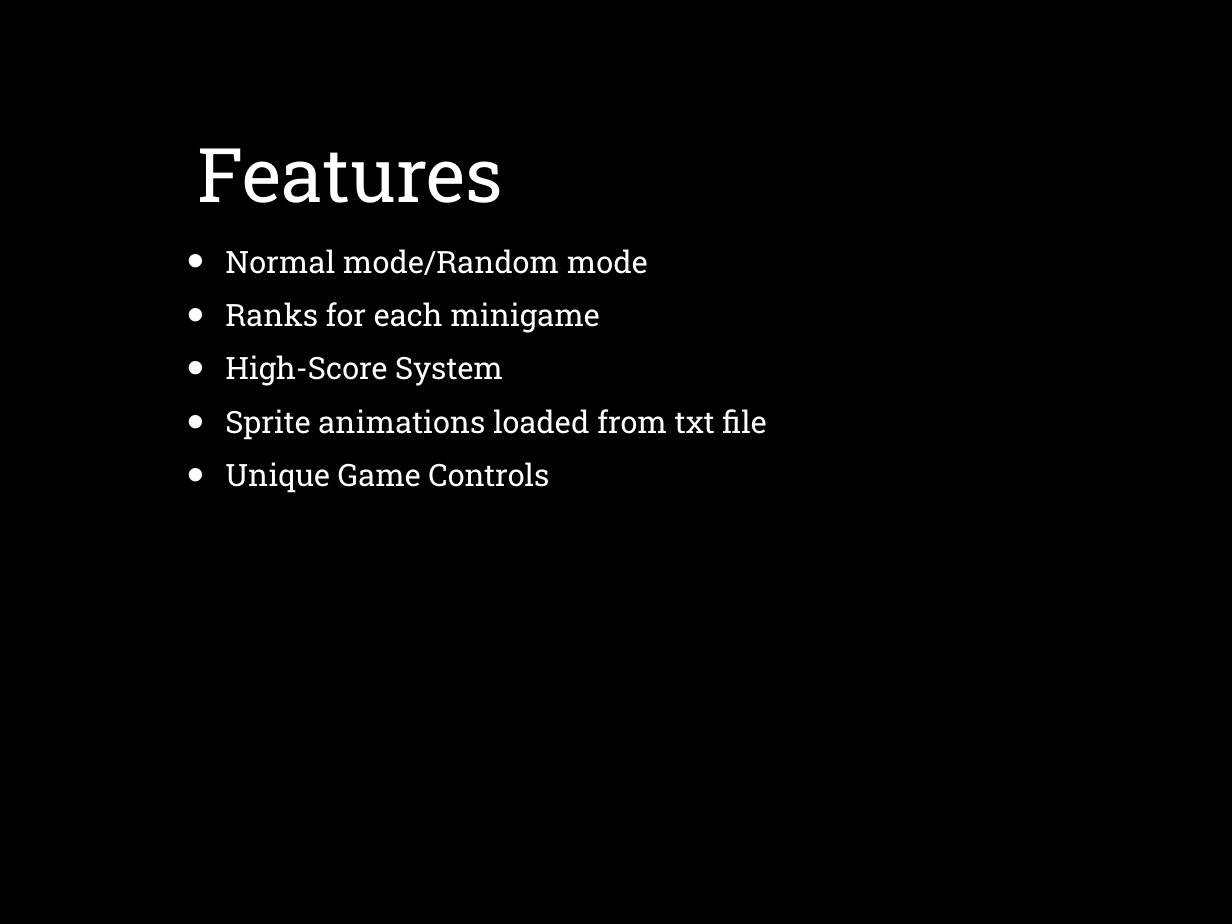
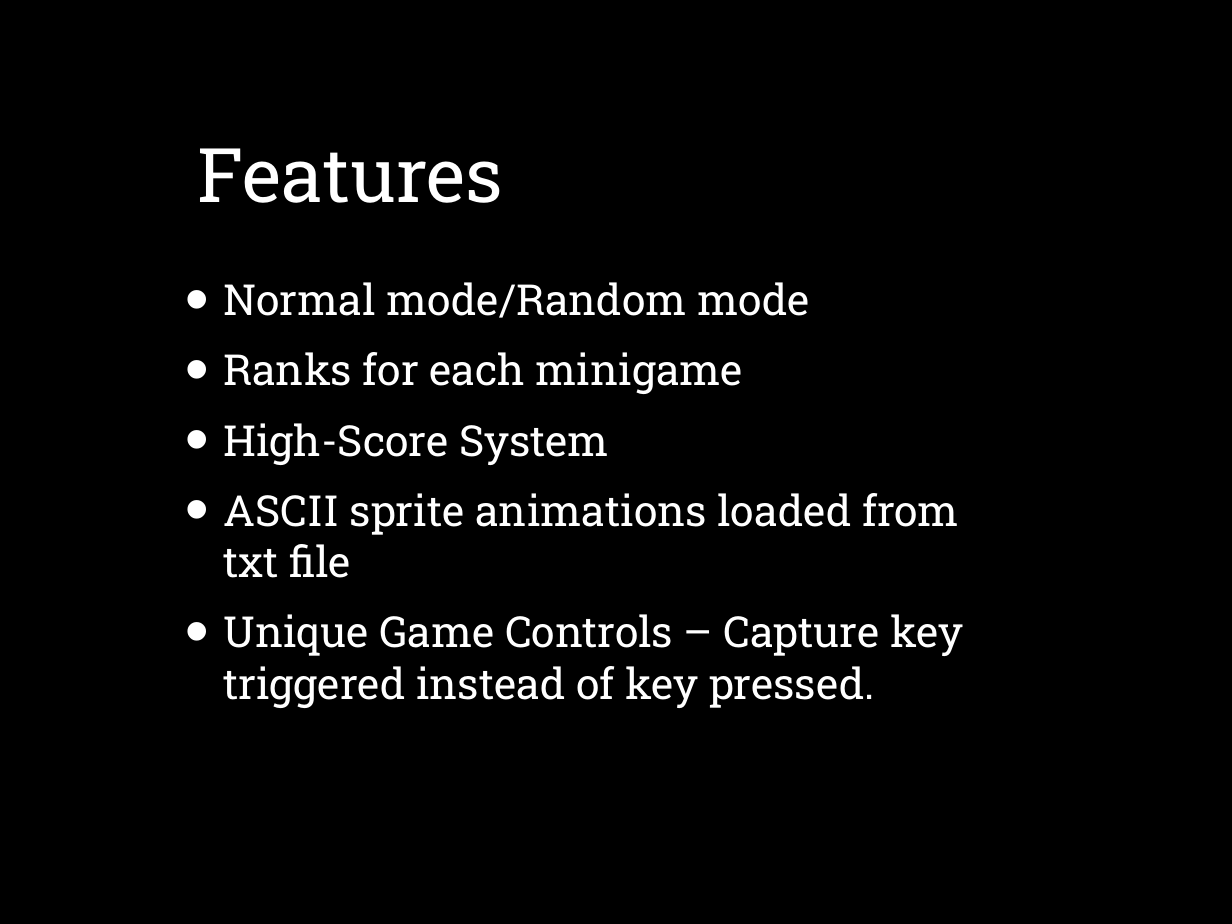
Before and after one commit to uncannycannary/SP1Framework, a slide deck: slide 5 of Button Mash Master.pptx. Drawn at 1232x924 pixels with LibreOffice and Linux fonts; fonts in the diff are those of the drawing; background and template pictures are left out. Boxes give left, top, right and bottom in pixels: in the first picture for what was removed or moved away, otherwise in the second. Text is boxed around its words. In the diff, an @@ line names an element or a change of style, - is before the commit and + after.

```diff
--- a/Button Mash Master.pptx
+++ b/Button Mash Master.pptx
@@ text "Normal mode/Random mode": place and size @@
-text "Normal mode/Random mode" at [225,249,766,493]
+text "Normal mode/Random mode" at [223,282,963,708]
@@ text at [223,282,809,465]: size 18 to 25 pt in "Normal mode/Random mode", "Ranks for each minigame", "High-Score System"; more space between paragraphs @@
@@ text at [223,493,963,708]: text changed; size 18 to 25 pt @@
-• Sprite animations loaded from txt file
-• Unique Game Controls
+• ASCII sprite animations loaded from txt file
+• Unique Game Controls – Capture key triggered instead of key pressed.
```
Also in this commit, not shown: 1 other slide changed, 2 slides added, 5 other files.
